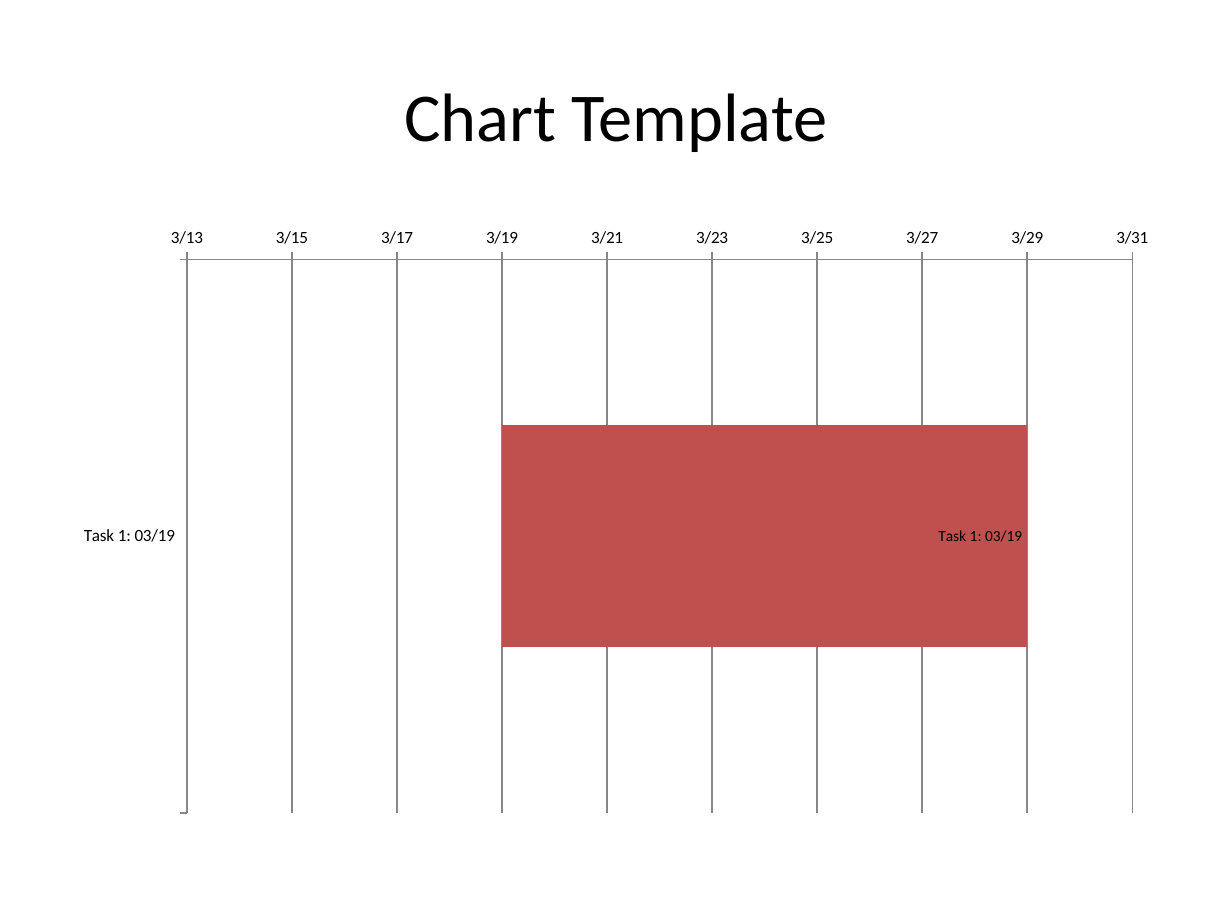
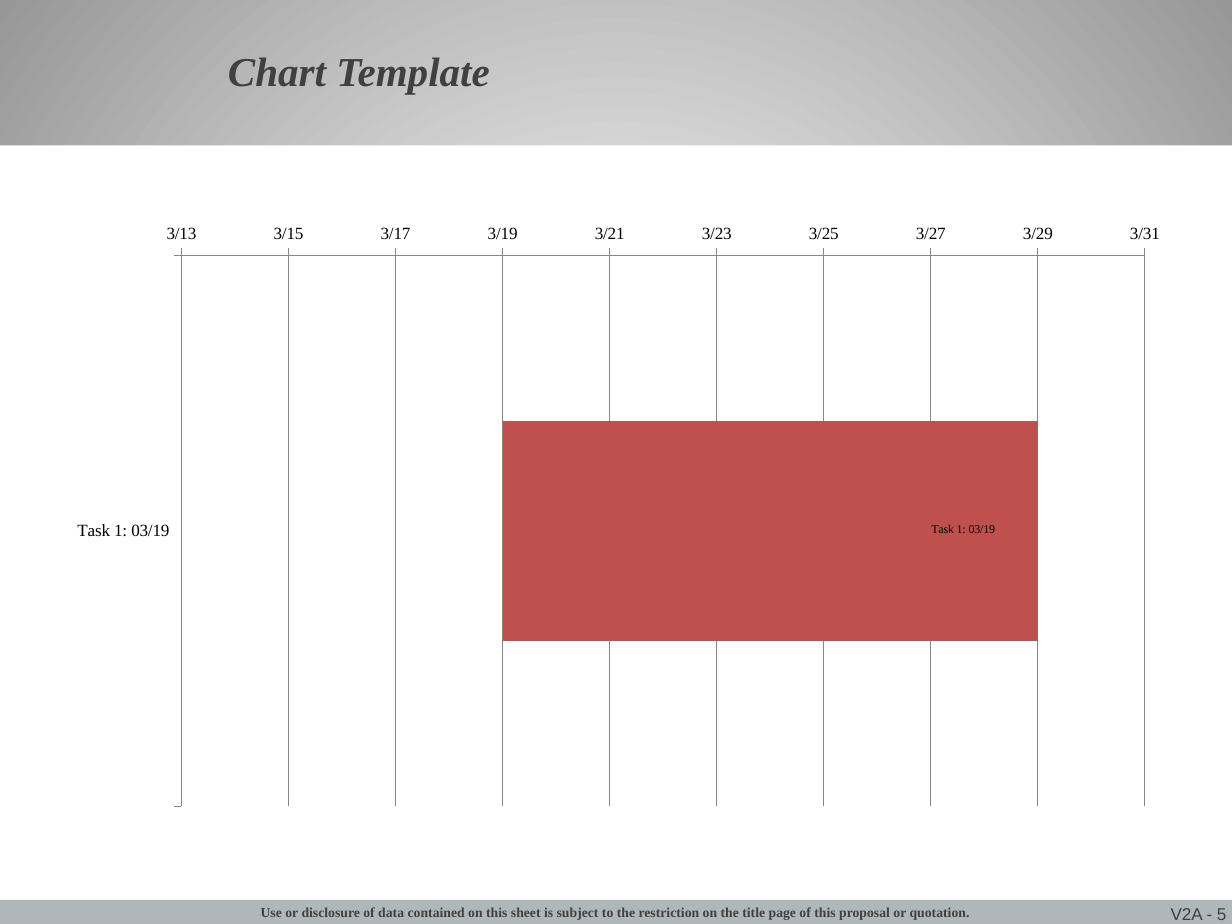
Before and after one commit to jgoodso2/PMMP, a slide deck: slide 5 of PMMPresentation/Modules/Templates/PMM Template.pptx (slide 4 before the commit). Drawn at 1232x924 pixels with LibreOffice and Linux fonts; fonts in the diff are those of the drawing; background and template pictures are left out. Boxes give left, top, right and bottom in pixels: in the first picture for what was removed or moved away, otherwise in the second. Text is boxed around its words. In the diff, an @@ line names an element or a change of style, - is before the commit and + after.

```diff
--- a/PMMPresentation/Modules/Templates/PMM Template.pptx
+++ b/PMMPresentation/Modules/Templates/PMM Template.pptx
@@ background #FFFFFF to gradient #FFFFFF to #979797 @@
@@ title "Chart Template": place and size @@
-title "Chart Template" at box(404, 93, 828, 152)
+title "Chart Template" at box(228, 57, 489, 93)
@@ title "Chart Template" at box(228, 57, 489, 93): size 40 to 24 pt, font Calibri to Times New Roman, text colour #000000 to #404040, bold on, italic on; alignment centre to left; line spacing 1 to 0.85; more space between paragraphs @@
@@ rectangle added at box(0, 145, 1232, 903), fill #FFFFFF @@
@@ bar stacked chart at box(62, 216, 1170, 825) @@
@@ data labels of Series 2 changed @@
@@ plot area changed @@
@@ lettering changed @@
@@ rectangle added at box(0, 899, 1232, 924), fill #AFB7BA @@
@@ text added at box(261, 907, 970, 920), 8 pt, text #404040, bold @@
+Use or disclosure of data contained on this sheet is subject to the restriction on the title page of this proposal or quotation.
@@ page number added at box(1171, 908, 1227, 920), 10 pt, text #404040 @@
+V2A - 5
```
Also in this commit, not shown: 4 other slides changed, 1 slide added, 51 other files.
